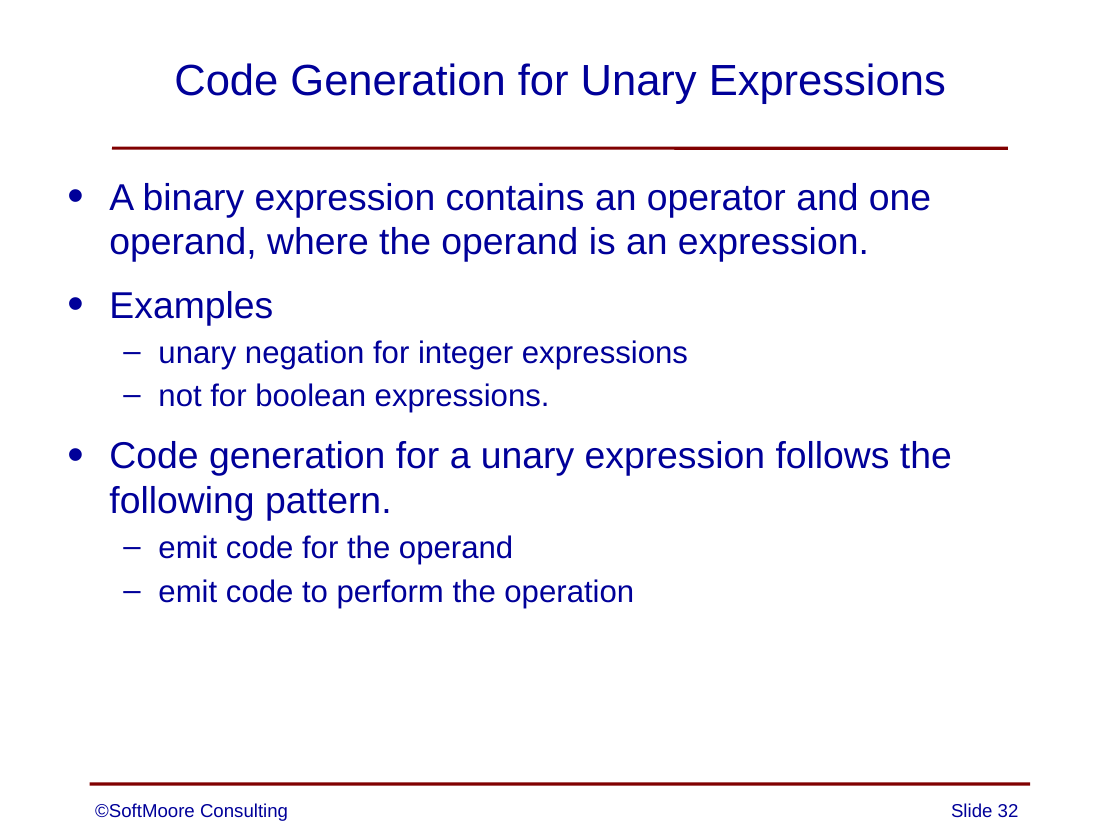
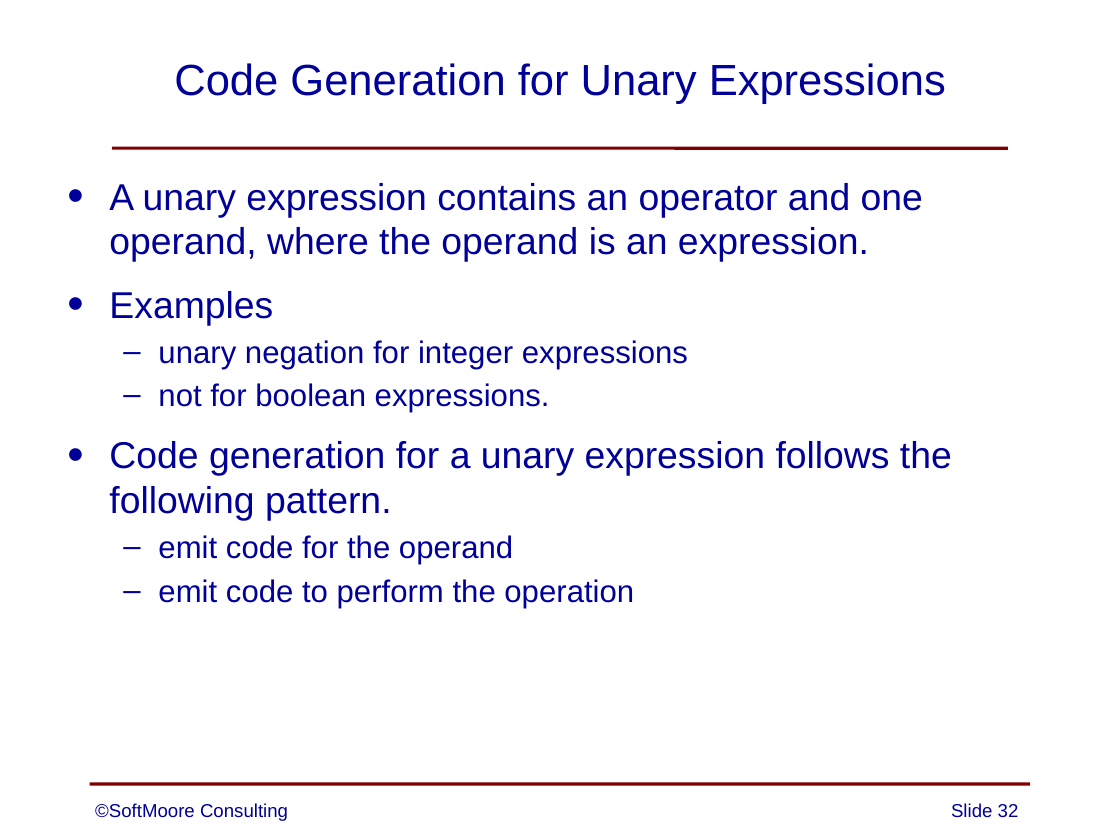
Before and after one commit to SoftMoore/CPRL-Kt-2nd, a slide deck: slide 32 of PowerPoints/11 - Code Generation.pptx. Drawn at 1120x840 pixels with LibreOffice and Linux fonts; fonts in the diff are those of the drawing. Boxes give left, top, right and bottom in pixels: in the first picture for what was removed or moved away, otherwise in the second. Text is boxed around its words. In the diff, an @@ line names an element or a change of style, - is before the commit and + after.

```diff
--- a/PowerPoints/11 - Code Generation.pptx
+++ b/PowerPoints/11 - Code Generation.pptx
@@ text at (x1=109, y1=183, x2=923, y2=262): text changed @@
-• A binary expression contains an operator and one operand, where the operand is an expression.
+• A unary expression contains an operator and one operand, where the operand is an expression.
```
Also in this commit, not shown: 1 other slide changed.
